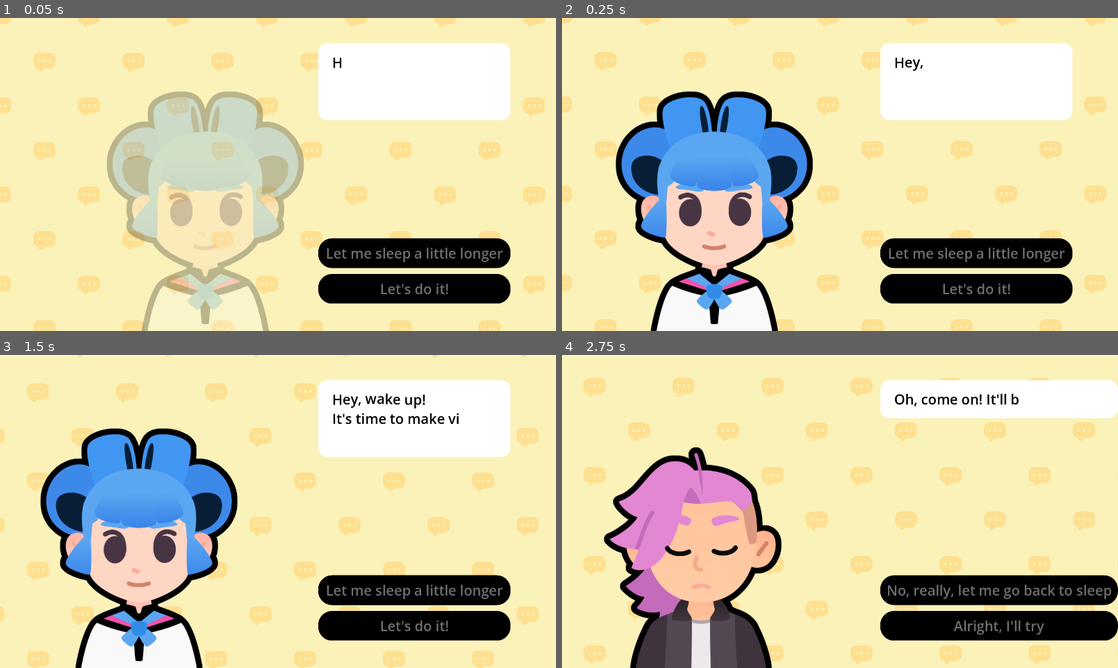
Above: before the commit, frames 1-4 (two rows, left to right).
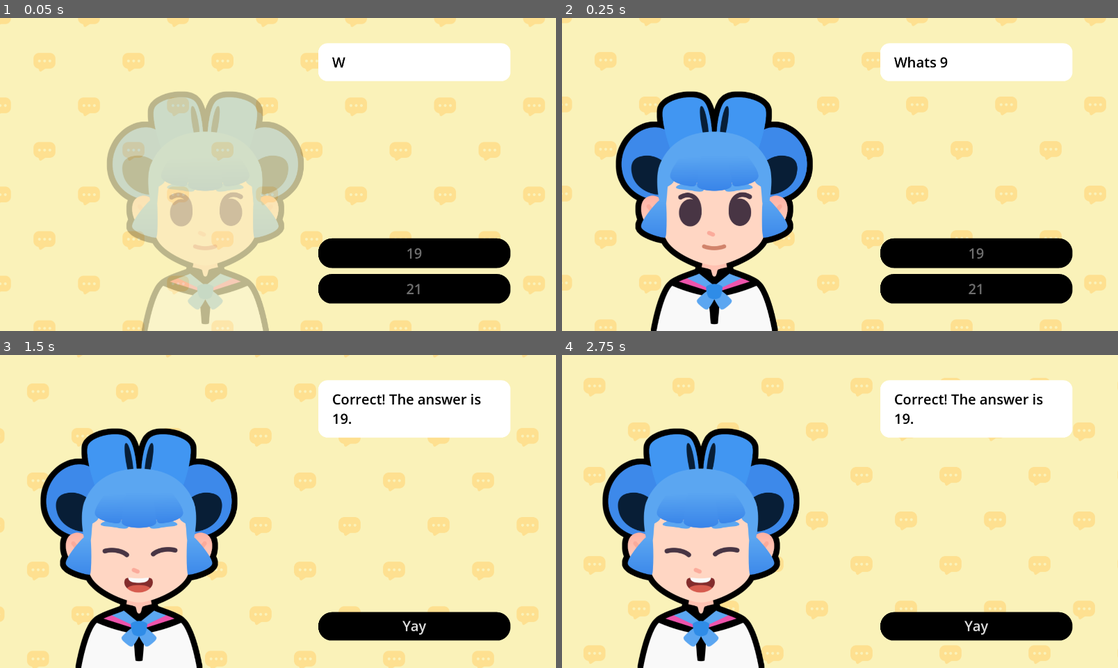
Above: after the commit, the same moments.

Repository: kyl3333/M8-Starting-A-Dialogue
Game: Godot game, scene res://lessons/dialogue.tscn
Two runs of this game, one before a commit and one after it. Both use one fixed random seed, a clock stepped at 60 frames per second and the inputs below. The project has no main scene, so this scene is started directly. Sound files missing from this copy of the repository are replaced by a short silence.
Inputs (mouse positions are in pixels of both pictures, inside the frame that each line leads up to):
- Up to frame 1 (0.05 s): no input
- Up to frame 2 (0.25 s): no input
- Up to frame 3 (1.5 s): click (417, 592) at 0.5 s, where only the run after the commit has a clickable "19"; tap Enter at 1.25 s; move the mouse to (400, 495) at 1.27 s; tap Z at 1.35 s; click (400, 495) at 1.42 s
- Up to frame 4 (2.75 s): tap Space at 1.52 s; click (979, 592) at 2 s, where only the run before the commit has a clickable "Let me sleep a little longer"

The runs differ from the first frame. In frame 1, 5.0% of the frame differs, in the area x 57-92%, y 12-89%; in frame 2, 5.1%; in frame 3, 7.5%; in frame 4, 29%, in the area x 7-100%, y 8-100%.

Commit message:
lesson 6 done

Diff:
--- a/M08.start_a_dialog_workbook/lessons/dialogue.gd
+++ b/M08.start_a_dialog_workbook/lessons/dialogue.gd
@@ -1,56 +1,6 @@
 extends Control
 
-var expressions := {
-	"happy": preload ("res://assets/emotion_happy.png"),
-	"regular": preload ("res://assets/emotion_regular.png"),
-	"sad": preload ("res://assets/emotion_sad.png"),
-}
-
-var bodies := {
-	"sophia": preload ("res://assets/sophia.png"),
-	"pink": preload ("res://assets/pink.png")
-}
-
-## An array of dictionaries. Each dictionary has three properties:
-## - expression: a [code]Texture[/code] containing an expression
-## - text: a [code]String[/code] containing the text the character says
-## - character: a [code]Texture[/code] representing the character
-var dialogue_items: Array[Dictionary] = [
-	{
-		"expression": expressions["regular"],
-		"text": "[wave]Hey, wake up![/wave]\nIt's time to make video games.",
-		"character": bodies["sophia"],
-		"choices": {
-			"Let me sleep a little longer": 2,
-			"Let's do it!": 1,
-		},
-	},
-	{
-		"expression": expressions["happy"],
-		"text": "Great! Your first task will be to write a [b]dialogue tree[/b].",
-		"character": bodies["sophia"],
-		"choices": {
-			"I will do my best": 3,
-			"No, let me go back to sleep": 2,
-		},
-	},
-	{
-		"expression": expressions["sad"],
-		"text": "Oh, come on! It'll be fun.",
-		"character": bodies["pink"],
-		"choices": {
-			"No, really, let me go back to sleep": 0,
-			"Alright, I'll try": 1,
-		},
-	},
-	{
-		"expression": expressions["happy"],
-		"text": "That's the spirit! [wave]You can do it![/wave]",
-		"character": bodies["pink"],
-		"choices": {"Okay! (Quit)": - 1},
-	},
-]
-
+@export var dialogue_items: Array[DialogueItem] = []
 
 ## UI element that shows the texts
 @onready var rich_text_label: RichTextLabel = %RichTextLabel
@@ -60,49 +10,29 @@
 @onready var body: TextureRect = %Body
 ## The Expression
 @onready var expression: TextureRect = %Expression
+## The container for buttons
 @onready var action_buttons_v_box_container: VBoxContainer = %ActionButtonsVBoxContainer
 
 
 func _ready() -> void:
 	show_text(0)
 
-func create_buttons(choices_data: Dictionary) -> void:
-	for button in action_buttons_v_box_container.get_children():
-		button.queue_free()
-	for choice_text in choices_data:
-		var button := Button.new()
-		action_buttons_v_box_container.add_child(button)
-		button.text = choice_text
-		var target_line_idx: int = choices_data[choice_text]
-		if target_line_idx == - 1:
-			button.pressed.connect(get_tree().quit)
-		else:
-			button.pressed.connect(show_text.bind(target_line_idx))
 
-## Draws the current text to the rich text element
+## Draws the selected text
+## [param current_item_index] Displays the currently selected index from the dialogue array
 func show_text(current_item_index: int) -> void:
 	# We retrieve the current item from the array
 	var current_item := dialogue_items[current_item_index]
-	# from the item, we extract the properties.
-	# We set the text to the rich text control
-	# And we set the appropriate expression texture
-	rich_text_label.text = current_item["text"]
-	expression.texture = current_item["expression"]
-	body.texture = current_item["character"]
-	create_buttons(current_item["choices"])
 	# We set the initial visible ratio to the text to 0, so we can change it in the tween
 	rich_text_label.visible_ratio = 0.0
+	rich_text_label.text = current_item.text
+	expression.texture = current_item.expression
+	body.texture = current_item.character
+	create_buttons(current_item.choices)
 	# We create a tween that will draw the text
 	var tween := create_tween()
-	# A variable that holds the amount of time for the text to show, in seconds
-	# We could write this directly in the tween call, but this is clearer.
-	# We will also use this for deciding on the sound length
-	var text_appearing_duration: float = current_item["text"].length() / 30.0
-	# We show the text slowly
+	var text_appearing_duration := (current_item["text"] as String).length() / 30.0
 	tween.tween_property(rich_text_label, "visible_ratio", 1.0, text_appearing_duration)
-	# We randomize the audio playback's start time to make it sound different
-	# every time.
-	# We obtain the last possible offset in the sound that we can start from
 	var sound_max_offset := audio_stream_player.stream.get_length() - text_appearing_duration
 	# We pick a random position on that length
 	var sound_start_position := randf() * sound_max_offset
@@ -113,14 +43,29 @@
 
 	# We animate the character sliding in.
 	slide_in()
-
-	# Finally, we disable the next button until the text finishes displaying.
+	# We disable all buttons until the tween completes
 	for button: Button in action_buttons_v_box_container.get_children():
 		button.disabled = true
-	tween.finished.connect(func() -> void:
+	tween.finished.connect( func() -> void:
 		for button: Button in action_buttons_v_box_container.get_children():
 			button.disabled = false
 	)
+
+
+## Adds buttons to the buttons container
+## [param choices_data] An array of [DialogChoice]
+func create_buttons(choices_data: Array[DialogueChoice]) -> void:
+	for button in action_buttons_v_box_container.get_children():
+		button.queue_free()
+	for choice in choices_data:
+		var button := Button.new()
+		action_buttons_v_box_container.add_child(button)
+		button.text = choice.text
+		if choice.is_quit == true:
+			button.pressed.connect(get_tree().quit)
+		else:
+			var target_line_idx := choice.target_line_idx
+			button.pressed.connect(show_text.bind(target_line_idx))
 
 ## Animates the character when they start talking
 func slide_in() -> void:
--- a/M08.start_a_dialog_workbook/lessons/dialogue.tscn
+++ b/M08.start_a_dialog_workbook/lessons/dialogue.tscn
@@ -1,12 +1,86 @@
-[gd_scene load_steps=9 format=3 uid="uid://chprvwfixox2y"]
+[gd_scene load_steps=25 format=3 uid="uid://chprvwfixox2y"]
 
 [ext_resource type="Theme" uid="uid://cshg3sgf0xxq" path="res://assets/main_theme.tres" id="1_nggfo"]
 [ext_resource type="Script" uid="uid://c673ndsi3esbr" path="res://lessons/dialogue.gd" id="2_n1q1t"]
 [ext_resource type="Shader" uid="uid://dm7717xxg836f" path="res://assets/sliding_background.gdshader" id="3_3nfwl"]
+[ext_resource type="Script" uid="uid://dei5f1ruqnct7" path="res://lessons/dialogue_item.gd" id="3_rduj4"]
 [ext_resource type="Texture2D" uid="uid://bnly1gkbxw6b5" path="res://assets/bubble_pattern.png" id="4_xuy0d"]
 [ext_resource type="Texture2D" uid="uid://copkt78vgp37i" path="res://assets/sophia.png" id="5_g5y1a"]
+[ext_resource type="Script" uid="uid://itdxxii7hrfw" path="res://lessons/dialogue_choice.gd" id="5_xlxck"]
 [ext_resource type="Texture2D" uid="uid://d000xjtr4iqtk" path="res://assets/emotion_regular.png" id="6_bayqr"]
 [ext_resource type="AudioStream" uid="uid://chgko4hmxwxu5" path="res://assets/talking_synth.ogg" id="7_1fga6"]
+[ext_resource type="Texture2D" uid="uid://dchimpdsnda13" path="res://assets/emotion_happy.png" id="7_gkm7m"]
+[ext_resource type="Texture2D" uid="uid://vb24hfgkeyti" path="res://assets/pink.png" id="8_1m3r0"]
+[ext_resource type="Texture2D" uid="uid://bhinvhx75etr2" path="res://assets/emotion_sad.png" id="9_1f3kq"]
+
+[sub_resource type="Resource" id="Resource_ujubm"]
+script = ExtResource("5_xlxck")
+text = "19"
+target_line_idx = 1
+metadata/_custom_type_script = "uid://itdxxii7hrfw"
+
+[sub_resource type="Resource" id="Resource_rjbgl"]
+script = ExtResource("5_xlxck")
+text = "21"
+target_line_idx = 2
+metadata/_custom_type_script = "uid://itdxxii7hrfw"
+
+[sub_resource type="Resource" id="Resource_xlxck"]
+script = ExtResource("3_rduj4")
+choices = Array[ExtResource("5_xlxck")]([SubResource("Resource_ujubm"), SubResource("Resource_rjbgl")])
+text = "Whats 9 + 10?"
+metadata/_custom_type_script = "uid://dei5f1ruqnct7"
+
+[sub_resource type="Resource" id="Resource_m4u2h"]
+script = ExtResource("5_xlxck")
+text = "Yay"
+is_quit = true
+metadata/_custom_type_script = "uid://itdxxii7hrfw"
+
+[sub_resource type="Resource" id="Resource_gkm7m"]
+script = ExtResource("3_rduj4")
+choices = Array[ExtResource("5_xlxck")]([SubResource("Resource_m4u2h")])
+expression = ExtResource("7_gkm7m")
+text = "Correct! The answer is 19."
+metadata/_custom_type_script = "uid://dei5f1ruqnct7"
+
+[sub_resource type="Resource" id="Resource_5rpy8"]
+script = ExtResource("5_xlxck")
+text = "No I'm not."
+target_line_idx = 3
+metadata/_custom_type_script = "uid://itdxxii7hrfw"
+
+[sub_resource type="Resource" id="Resource_ifs2s"]
+script = ExtResource("5_xlxck")
+text = "Let me try again."
+metadata/_custom_type_script = "uid://itdxxii7hrfw"
+
+[sub_resource type="Resource" id="Resource_1m3r0"]
+script = ExtResource("3_rduj4")
+choices = Array[ExtResource("5_xlxck")]([SubResource("Resource_5rpy8"), SubResource("Resource_ifs2s")])
+expression = ExtResource("9_1f3kq")
+character = ExtResource("8_1m3r0")
+text = "You stupid."
+metadata/_custom_type_script = "uid://dei5f1ruqnct7"
+
+[sub_resource type="Resource" id="Resource_1f3kq"]
+script = ExtResource("5_xlxck")
+text = "19"
+target_line_idx = 1
+metadata/_custom_type_script = "uid://itdxxii7hrfw"
+
+[sub_resource type="Resource" id="Resource_j0ech"]
+script = ExtResource("5_xlxck")
+text = "21"
+target_line_idx = 2
+metadata/_custom_type_script = "uid://itdxxii7hrfw"
+
+[sub_resource type="Resource" id="Resource_6j24j"]
+script = ExtResource("3_rduj4")
+choices = Array[ExtResource("5_xlxck")]([SubResource("Resource_1f3kq"), SubResource("Resource_j0ech")])
+character = ExtResource("8_1m3r0")
+text = "Alright then. What's 9 + 10?"
+metadata/_custom_type_script = "uid://dei5f1ruqnct7"
 
 [sub_resource type="ShaderMaterial" id="ShaderMaterial_efgpg"]
 shader = ExtResource("3_3nfwl")
@@ -24,6 +98,7 @@
 grow_vertical = 2
 theme = ExtResource("1_nggfo")
 script = ExtResource("2_n1q1t")
+dialogue_items = Array[ExtResource("3_rduj4")]([SubResource("Resource_xlxck"), SubResource("Resource_gkm7m"), SubResource("Resource_1m3r0"), SubResource("Resource_6j24j")])
 
 [node name="Background" type="ColorRect" parent="."]
 material = SubResource("ShaderMaterial_efgpg")
--- /dev/null
+++ b/M08.start_a_dialog_workbook/lessons/dialogue_choice.gd
@@ -0,0 +1,5 @@
+class_name DialogueChoice extends Resource
+
+@export var text := ""
+@export_range(0, 20) var target_line_idx := 0
+@export var is_quit := false
--- /dev/null
+++ b/M08.start_a_dialog_workbook/lessons/dialogue_item.gd
@@ -0,0 +1,3 @@
+class_name DialogueItem extends SlideShowEntry
+
+@export var choices: Array[DialogueChoice] = []
--- a/M08.start_a_dialog_workbook/lessons/slideshow.gd
+++ b/M08.start_a_dialog_workbook/lessons/slideshow.gd
@@ -33,8 +33,6 @@
 	# And we set the appropriate expression texture
 	rich_text_label.text = current_item.text
 	expression.texture = current_item.expression
-	body.texture = current_item.character
-
 	# We set the initial visible ratio to the text to 0, so we can change it in the tween
 	rich_text_label.visible_ratio = 0.0
 	# We create a tween that will draw the text
Not shown, added: M08.start_a_dialog_workbook/lessons/dialogue_choice.gd.uid
Not shown, added: M08.start_a_dialog_workbook/lessons/dialogue_item.gd.uid
